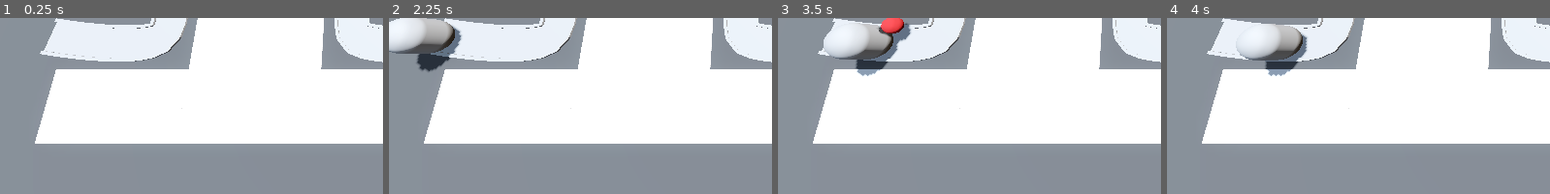
Above: before the commit, frames 1-4 (left to right).
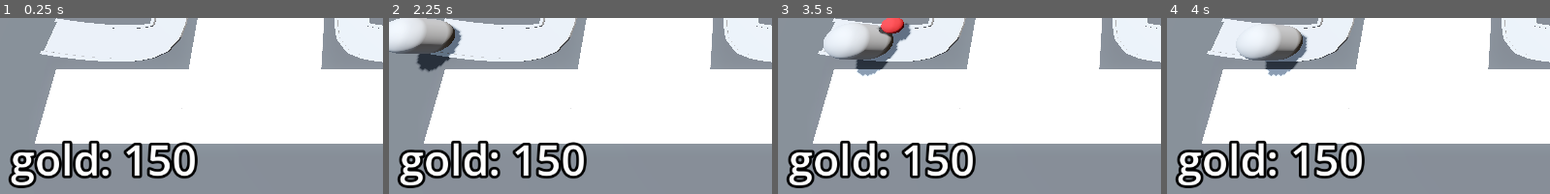
Above: after the commit, the same moments.

Repository: Bzparkes/BarbarianBlaster
Game: Godot game, scene res://BaseLevel.tscn
The game is run twice, just before and just after one commit, with the same random seed, the same clock (stepped at 60 frames per second) and the same inputs.
Inputs (mouse positions are % of the whole screen's width and height, from its top left):
- Up to frame 1 (0.25 s): no input
- Up to frame 2 (2.25 s): tap Enter at 0.5, 2 s; move the mouse to (73, 33) at 0.52 s; press the mouse at (73, 33) at 0.53 s; tap Space at 1.25 s; move the mouse to (30, 45) at 1.27 s; release the mouse at (30, 45) at 1.28 s; click (30, 45) at 1.35 s; move the mouse to (61, 12) at 2.02 s; press the mouse at (61, 12) at 2.03 s
- Up to frame 3 (3.5 s): move the mouse to (46, 64) at 2.77 s; release the mouse at (46, 64) at 2.78 s; click (46, 64) at 2.85 s
- Up to frame 4 (4 s): move the mouse to (81, 58) at 3.52 s; press the mouse at (81, 58) at 3.53 s
The pictures show only the part of the screen within x 0-50%, y 50-100%; the shares and areas given below are measured in that part.

The runs differ from the first frame. In frame 1, 7.1% of the frame differs, in the area x 2-52%, y 69-97%; in frame 2, 7.1%; in frame 3, 7.1%; in frame 4, 7.1%.

Commit message:
Added in a gold tracker for tracking resources

Diff:
--- a/BaseLevel.tscn
+++ b/BaseLevel.tscn
@@ -7,6 +7,7 @@
 [ext_resource type="Script" uid="uid://djgitihn64ruj" path="res://enemy_path.gd" id="3_ufkdr"]
 [ext_resource type="Script" uid="uid://bsjogxvyjj8tp" path="res://turret_manager.gd" id="5_cwwxe"]
 [ext_resource type="PackedScene" uid="uid://d01unib15e15u" path="res://Turret/turret.tscn" id="6_ufkdr"]
+[ext_resource type="Script" uid="uid://brmiqfbffbybp" path="res://bank.gd" id="8_tv3th"]
 
 [sub_resource type="ProceduralSkyMaterial" id="ProceduralSkyMaterial_dq0bh"]
 sky_horizon_color = Color(0.66224277, 0.6717428, 0.6867428, 1)
@@ -30,6 +31,11 @@
 "tilts": PackedFloat32Array(0, 0, 0, 0, 0, 0, 0, 0, 0)
 }
 point_count = 9
+
+[sub_resource type="LabelSettings" id="LabelSettings_epnn3"]
+font_size = 64
+outline_size = 16
+outline_color = Color(0, 0, 0, 1)
 
 [node name="BaseLevel" type="Node3D"]
 
@@ -118,4 +124,28 @@
 turret = ExtResource("6_ufkdr")
 enemy_path = NodePath("../EnemyPath")
 
+[node name="Bank" type="MarginContainer" parent="."]
+anchors_preset = 15
+anchor_right = 1.0
+anchor_bottom = 1.0
+offset_right = 1.0
+offset_bottom = 3.0
+grow_horizontal = 2
+grow_vertical = 2
+size_flags_horizontal = 0
+size_flags_vertical = 0
+mouse_filter = 2
+theme_override_constants/margin_left = 16
+theme_override_constants/margin_top = 16
+theme_override_constants/margin_right = 16
+theme_override_constants/margin_bottom = 16
+script = ExtResource("8_tv3th")
+
+[node name="Label" type="Label" parent="Bank"]
+layout_mode = 2
+size_flags_horizontal = 0
+size_flags_vertical = 8
+text = "Placeholder"
+label_settings = SubResource("LabelSettings_epnn3")
+
 [connection signal="timeout" from="EnemyPath/Timer" to="EnemyPath" method="spawn_enemy"]
--- /dev/null
+++ b/bank.gd
@@ -0,0 +1,15 @@
+extends MarginContainer
+
+@export var starting_gold := 150
+
+@onready var label: Label = $Label
+
+var gold: int:
+	set(gold_in):
+		gold = gold_in
+		gold = max(gold_in, 0)
+		label.text = "gold: " + str(gold)
+
+
+func _ready() -> void:
+	gold = starting_gold
Not shown: 1 places in BaseLevel.tscn that only renumber resources
Not shown, added: bank.gd.uid
